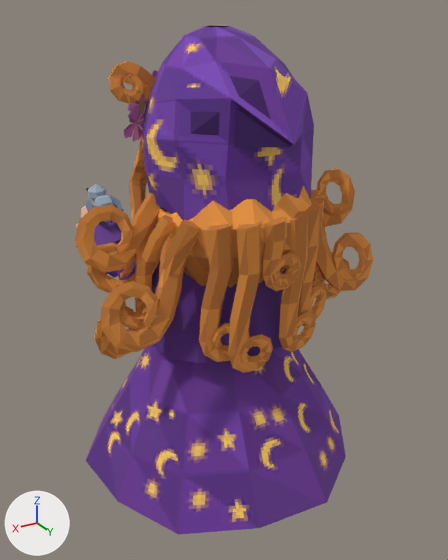
Before and after pictures for a commit that changed the glTF model assets/characters/witch.glb.
Camera for both pictures: a 50 mm camera at (0.902, 1.538, 1.36) aimed at (-0.002, 0.031, 0.606). Lighting does not change. The marker at lower left points along +X, +Y and +Z. The older version comes first. Vertices at exactly the same position are counted once.

In view in the first picture: 'Witch'.
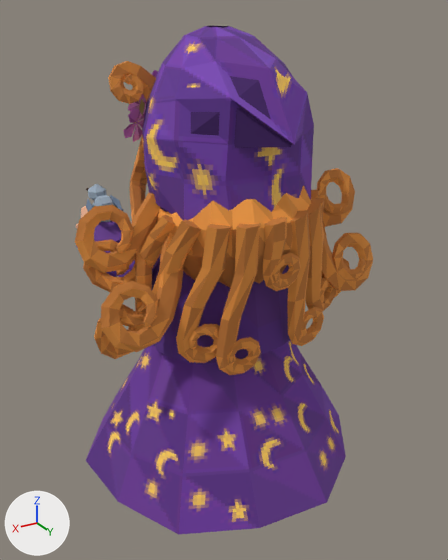
Changed parts and their boxes (x1, y1, x2, y2) in the pictures (448 x 560 px; the box of a moved part takes in the faces that stretch with it):
part 1 of me_witch, moved or reshaped: before (87, 215, 176, 293); after (83, 215, 176, 292)
part 2 of me_witch, moved or reshaped: before (120, 220, 201, 330); after (115, 219, 201, 328)
part 3 of me_witch, moved or reshaped: before (228, 222, 273, 373); after (216, 223, 261, 375)
part 4 of me_witch, moved or reshaped: before (279, 211, 316, 352); after (287, 210, 324, 346)
part 5 of me_witch, moved or reshaped (mostly hidden afterwards): before (310, 198, 324, 289); after (310, 198, 324, 239)
part 6 of me_witch, moved or reshaped: before (199, 205, 327, 362); after (176, 203, 337, 363)

The edits, one by one:
me_witch has 3388 vertices, 5904 faces and spans x -0.463..0.464, y -0.442..0.442, z 0.0..1.33.
me_witch is used by ob_witch; location (0.0, 0.0, 0.0).
me_witch part 1: the loose piece of 92 vertices spanning x 0.195..0.418, y -0.004..0.164, z 0.638..0.883 is multiplied about its middle by the matrix ((0.999, -0.002, -0.043), (0.003, 1.0, 0.03), (0.043, -0.03, 0.999)), then moved by (0.005, -0.003, 0.006).
me_witch part 2: the loose piece of 92 vertices spanning x 0.161..0.39, y 0.086..0.223, z 0.559..0.882 is multiplied about its middle by the matrix ((0.999, -0.001, -0.036), (0.002, 1.0, 0.018), (0.036, -0.018, 0.999)), then moved by (0.006, -0.003, 0.004).
me_witch part 3: the loose piece of 92 vertices spanning x -0.023..0.116, y 0.238..0.3, z 0.414..0.872 is multiplied about its middle by the matrix ((0.994, -0.005, -0.094), (0.006, 0.998, 0.015), (0.094, -0.016, 0.993)), then moved by (0.022, -0.004, -0.001).
me_witch part 4: the loose piece of 92 vertices spanning x -0.2..-0.038, y 0.229..0.3, z 0.425..0.874 is multiplied about its middle by the matrix ((0.996, 0.004, 0.094), (-0.006, 1.0, 0.015), (-0.094, -0.015, 0.995)), then moved by (-0.021, -0.003, 0.005).
me_witch part 5: the loose piece of 92 vertices spanning x -0.294..-0.159, y 0.135..0.223, z 0.538..0.874 is multiplied about its middle by the matrix ((0.998, 0.001, 0.036), (-0.002, 0.999, 0.019), (-0.036, -0.019, 0.998)), then moved by (-0.006, -0.003, 0.002).
me_witch part 6: 182 of 3388 vertices moved; they spanned x -0.28..0.191, y 0.182..0.27, z 0.458..0.874 and now span x -0.337..0.25, y 0.163..0.27, z 0.459..0.881; mean shift (0.002, -0.017, 0.01); largest move (0.095, 0.239, 0.458) -> (0.169, 0.215, 0.459).
